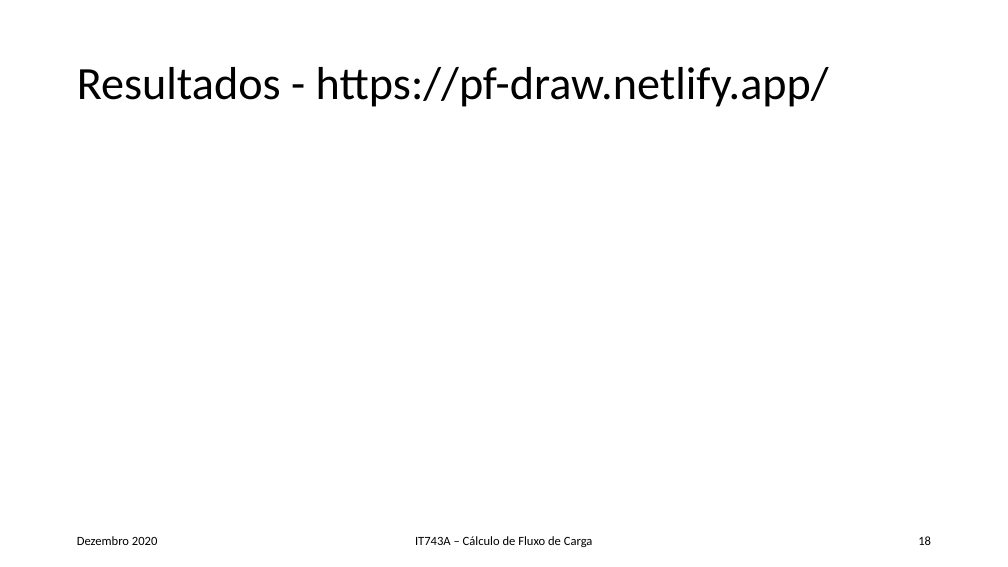
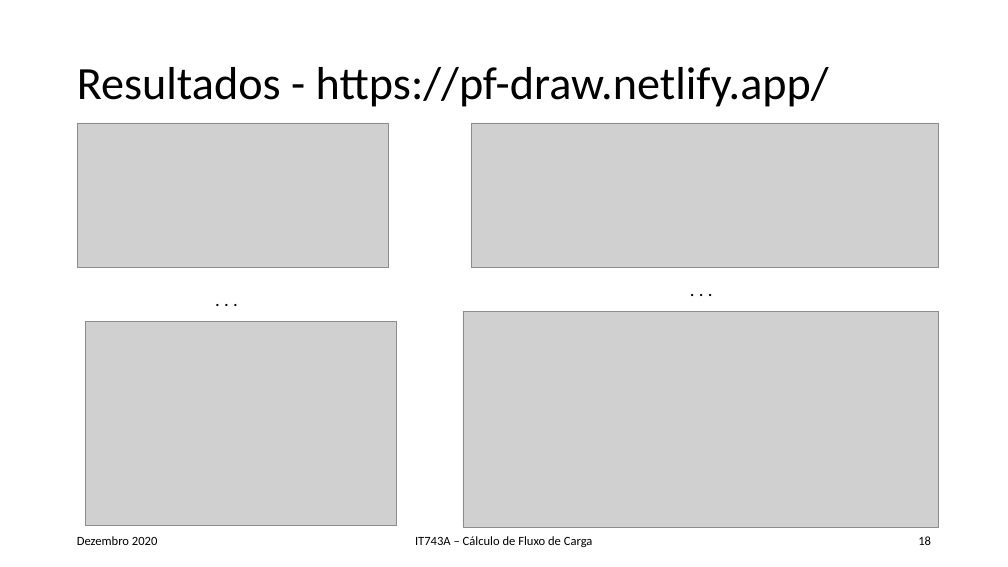
Before and after one commit to FilipeSO/pf-draw, a slide deck: slide 18 of public/ppt/RA149175_FSO_Rel_slides_rev1.pptx. Drawn at 1008x567 pixels with LibreOffice and Linux fonts; fonts in the diff are those of the drawing; grey boxes stand for pictures. Boxes give left, top, right and bottom in pixels: in the first picture for what was removed or moved away, otherwise in the second. Text is boxed around its words. In the diff, an @@ line names an element or a change of style, - is before the commit and + after.

```diff
--- a/public/ppt/RA149175_FSO_Rel_slides_rev1.pptx
+++ b/public/ppt/RA149175_FSO_Rel_slides_rev1.pptx
@@ picture added at (77, 123, 389, 268) @@
@@ picture added at (471, 123, 938, 268) @@
@@ text added at (208, 284, 253, 314), 18 pt, text #000000 @@
+. . .
@@ text added at (683, 274, 727, 305), 18 pt, text #000000 @@
+. . .
@@ picture added at (85, 321, 397, 526) @@
@@ picture added at (463, 311, 938, 527) @@
```
Also in this commit, not shown: 3 other slides changed, 5 slides added, 7 other files.
